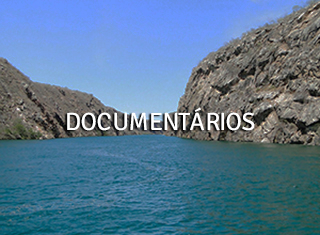
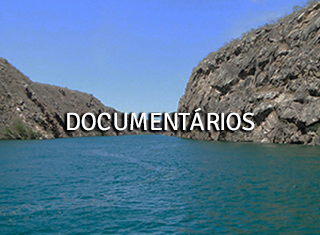
Before/after of a 320 × 235 layered artwork. What changed in the layer stack:
pixels changed over [63, 106, 255, 134] (layer not identified)
